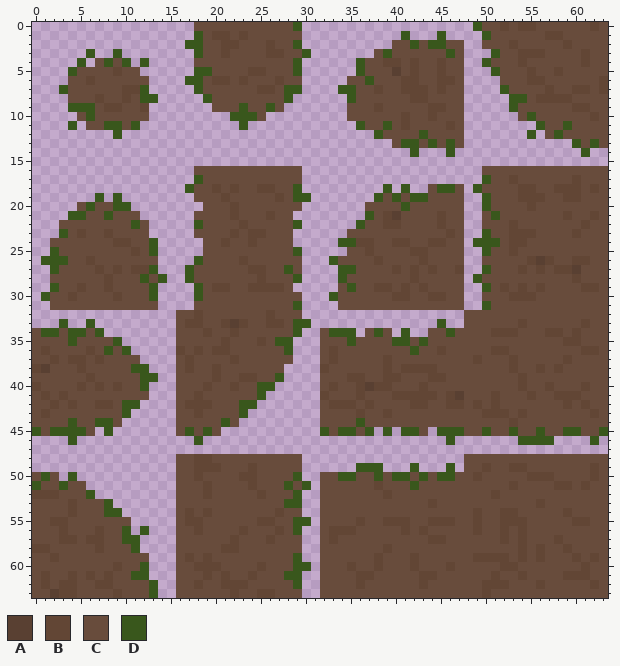
Two versions of one pixel-art sprite, core/assets/tileset/Dirt.png. The first picture shows the starting point.
The file is 64x64 pixels. Colours within 5 levels of each other are drawn and written as one.
Palette (. is transparent): A #594032  B #624635  C #684c3c  D #39571c
Pixels before (only the part around the change), first column x 0:
 0 ..................CCCCCCCCCCCD...................DCCBCBBCCCCCCBC
 1 ..................DCBBCBCCCCCC...........D...D....DCCCCCCBBCCCCC
 2 .................DDCCBBCCCBCCD..........CCDCDDCC..CCCBCCCCCBCCCC
 3 ......D..D........DCCBCCCCBBCCD.......CDCCCCCCDC...DCCBBBCCCCBCC
 4 .....D.CDCD.D.....CCCCCCCCCCCD......DCCBBCBCCBCC..DCCCBCCCCCCBCC
 5 ....DCCCCBCC......DDCCCCBBCCCD......DCCCACBCCBCC...DCCCBCCBCCCCC
 6 ....CCBCCCCCC....DDCBBCBCCCBCC.....CCDCCCBBCCBBC....CCCBBCCCCCCB
 7 ...DCCCCCCBBD.....DCCCCCCBBCDD....DDCCBCCBBBCBCC....DCCCCBCCBBCB
 8 ....CCCBCCBCDD.....DCCCCCCCCD......DCCCCCCBBCCCC.....DDCBBBBCCCC
 9 ....DDDCBBCCB.......CCCDCCDC.......CCCBCCCCCBBCC.....DCCCCCCBBCC
10 .....CDCCCCCC.........DDDC.........CCCCCCBCCBCCC......CDCCCCCCBC
11 ....D.CCDDCD...........D............DCCDCBCCCCBC........DCCDCCCC
12 .........D............................DCCCCDCCCC.......D.CDCCCCC
13 ........................................CDDCDCDC............DCDC
14 ..........................................D...D..............D..
15 ................................................................
16 ..................CCCCCCCCCCCC....................CCCCCCCCCCCCCC
17 ..................DCCCCCCCCCCC....................DCCBCCCCCCBCCC
18 .................DCCBCBCCBBCCD.........D.D..CDDC.DCCCCBBCCBBBCBC
19 .......D.D........CCCBCCCCCBCDD.......DCDCDDCCCC..DCCCBBBCCBBCCC
20 .....CDCCDD........CCCBCCCCCCC.......CCCCDCCCCCC..DCCCCBCCCCCCCC
21 ....DDCCDCCC......CCCCBCCCBCC........DCBACCCCBCC..CDCCCCCCCBCCBC
22 ...CCCCCCCCDC.....DCCCCBCCCCCD......DCCBBCCCCBCC..CCCBCCCCCCCBCC
23 ...DCBCCBCCCC.....CCCCBCBBCCC......CCCCCCCCCCCBC..DCCBBBCCCCBCCC
24 ..CCCCCCCBBCCD.....CCBCCBCCCC.....DDBBCCBBCCBBCC.DDDCBBCCCCCCCCC
25 ..DCCCCCCCCBCD.....CCCCCCCCCCD.....CCBCCCCBBCCCC..DCCBCCCCCCCCCC
26 .DDDCCBCCCCCCC....DCCCCBCCCCCC...DCCCCBCCCCBCCCC..CCCCCBABCCBBCC
27 ..DCCCCBCBCBBD...DCCCCCCBBCCDC....DDCCCCBCBCBCCB..DCCCBCBCBBACCC
28 ..CCCCCCBCCCDCD..DCCCCCCCBCCCD....DCCCCCCCBCCCCC.DCCCCCCCCCCBCCC
29 ..DCCBCCBCCCCD....DCBBCCBBBBC.....CDCCBBCBCBCCCC..DCBCBCBCCCCBBC
30 .DCCBCCCCBCCCD....DCCCCCCCCCCC...DCCCCCCBBCCBBCC..CCCBBBCCCCCCCC
31 ..CCCCCCCCCCCC....CCCCCCCCCCCD....CCCCCCCCCCCCCC..DCCCCCCCCCCCCC
32 ................CCBCCCCCCCBCCC..................CCCCCCCCCCCCCCCC
33 ...D..D.........CBBCCBABCCBBCDD..............D..CCCCCCBCCCCCCBCC
34 CDDCDDCD........CCCBCCBCCCCCCD..CDDD.CDC.D..CCDCCCCBBBCCCBBCBCCC
35 CCCCDCCCCD......CCCCCBCCCBCDD...CCCDCCCCDDCDCCCCCCCCCCCCCCCBBCCC
36 CBCCCCBCDCD.....BCBCBBCCCCCCD...CBCCCCCCCCDCCBCCCCCBBCCCCCCCCBBC
37 CCBCBBCBCCCC....CBCCCCBCCCCCC...CBCCCCCBCCCCCCCCCBCCCBCCCCCBCCCC
38 BACCCBCCCCCDD...CBCCBCCCCCCC....BCCCCCCBCBBBBCCCCCCCCBCCBCBCCCCC
39 CCCCCCBCCCCCDD..CCCCBCCBBCCD....CCCBBCCBBCCCBBCCCCCCCCBCCCCCCCCC
40 BCCCCBCBCBCCD...CCCBCCBCCDD.....CBCCBABBCCCBCCCCCCCCCCBCCBCCCBCC
41 CBCBCCCCCCCCC...CCBCCCCCCD......BCCCBCCCBBBBBCBACCCBCCCBCCBBBCCC
42 CCBCBCCBBCDD....CBBBCCCDD.......CBBBCBCCCCBBCCBBCBCBCCCCCCCBCBCC
43 CBCCCCCCCCD.....CCBCCCCD........CCCCBCCBCCCCCCCCCCBBBCBCCCCCCCBC
44 CCCCDCCDDC......CCCCCDC.........CCCCDCCCCCCCCCCCCCCCCBCCCCCCCCCC
45 DCDDDDC.D.......CDCDC...........DCDDCD.D.DDC.DDDCCDCCDCCDCCDDCCD
46 ....D.............D...........................D.......DDDD....D.
47 ................................................................
48 ................CCBBCCCCCCCCCC..................CCCCCCCCCCCCCCCC
49 ................CCBBBCCCBCCCCC......DDD...D...D.CCBCCBBCCCCCCCBC
50 CDC.D...........CCBCCCCBBCCCCD..CCDDCCDCDDCDCDDCCBCCCCCBBBCCCCBC
51 DCCDCC..........CCCBCCCCBCCCDCD.CCCCCCBCCCDCCCCCCCCCCBCCCCBBCBCC
52 BBBCCCD.........CCCBCCCCCBCCCD..CCCCCCCBCCCCCCCCCCCBCCCCCCCCCCCC
53 CCCCBCCCD.......CCCCCCCCCCCCDD..CCCCCCCCCCCCBCCCCCCCCCCCBCCCCCCC
54 CCCCBCCCDD......CBCBCCCCCCCBCC..CCCCCCCCCCCCCCCCCBCCBBCCCCCBCCCC
55 CCBBCCCCCCC.....CBBCCCCCCBBCCDD.CCCCBCCBBBCCBBBCCBCCBBBCCCCCBBCC
56 CCCBCCCBCCD.D...CCBCCCCBCCCBCD..CBBBCCCCCBCBCCCCCBCCBCBCCCCCCCCC
57 CCCBBCBBCCDD....CCCCCCBCCCBCCC..CBCCCCCCCCCCBBCCCCCCBCBCCCBCCCCC
58 BBCCCCCBCCCD....CCCCCBBCCCCCCC..CCCCCCCBCCCCCCCCCCCCCCBCBCCBCCCC
59 CCBCCCCCCCCCC...CBCBCCCCCCCCCD..CCCCCCBCCCBCCCCCCBBBBCBCBCCCBCBC
60 CCCCCCCCCBCCD...CCBBBCCCCBCCCDD.CCCBCCBCCCBCCCBCCCCCBBCCCCCCCBCC
61 CBCCBCBCBCCDD...CCCBCBCCBCCCDD..CCCCBBCCCCCBBCCCCCCBCCBCCCCBBBCC
62 CBCBBCCBBCCCCD..CCBCCBBBCCCCCD..CCCCBCCCCCCBCCCCCCBBBCCCBCCCCCBC
63 CCABBCCCCBCCCD..CCCCCCBCCBBCCC..CCCCCCCCCCCCCCCCCCBCCCCCCCCCCCCC
The result:
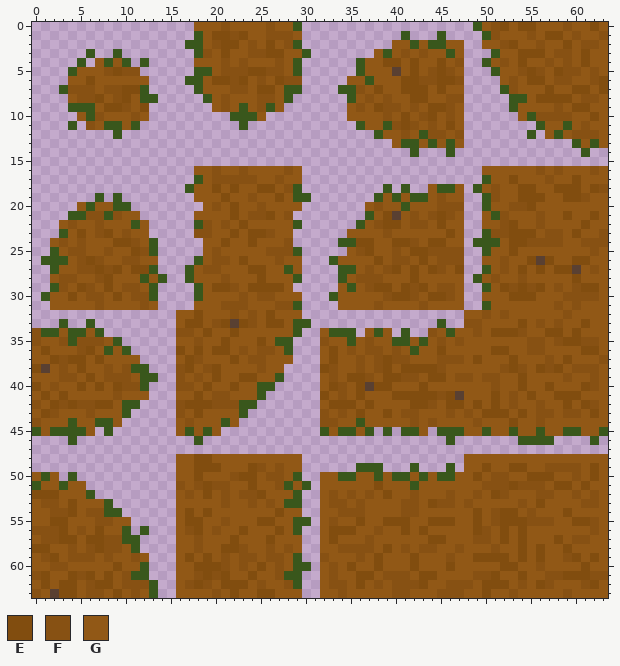
Colours new in this view: E #814d0f  F #875113  G #915816
The edit:
Changed rows in their new state; - is an unchanged pixel.
first column x 0:
 0 ------------------GGGFGGGGFGG---------------------GFEGEEGGGFGGEG
 1 -------------------GEEFEGGFFFG---------------------FGGGFGEEGFGGF
 2 -------------------GFEEGFGEGF-----------GG-G--GG--GGFEGGFGGEGFFG
 3 -------------------FGEGGFFEEGG--------G-GFGFGG-G----GGEEEGFFGEGG
 4 -------G-G--------GGGFGFGGGFG--------GGEEGEGGEGF---GFGEGGFGFGEGG
 5 -----GGGFEFF--------GFFFEEFFG--------GGG-GEGFEFG----GGFEFGEFFGFG
 6 ----GGEGGGGGG------GEEFEGFGEFF-----GG-GGGEEFFEEF----GFGEEGFFGGFE
 7 ----FFFGFFEE-------GGGFFGEEG--------FGEGGEEEGEGG-----FGGGEGGEEGE
 8 ----GFFEGFEG--------GFGGGFFG--------GFGFGGEEGGFF-------GEEEEGFFG
 9 -------GEEFGE-------GFG-GF-G-------GFGEFFGFGEEFG------GGGGFGEEGG
10 -----G-FGGGFG------------G---------GGGGFGEGFEGFG------G-FFFFGGEG
11 ------FG--G--------------------------GG-FEFGFGEG---------GG-GFGG
12 ---------------------------------------GGFG-FFGF---------G-GFFFG
13 ----------------------------------------G--G-G-G-------------G-G
16 ------------------GGFGGFGGGGFG--------------------GGGGGGFGFGGGFG
17 -------------------GFFFFFGGFGG---------------------GGEGGGFGGEGGG
18 ------------------GGEGEGGEEGF---------------G--G--GFGGEEGGEEEGEF
19 ------------------GGGEGGFGGEG----------G-G--GFGG---FGGEEEGGEEFGG
20 -----G-GG----------GFGEGGFGGGG-------GFGG-GGGFFF---GGFFEGGGGGGGG
21 ------FF-FGG------GGGGEGFFEGF---------GE-GFGFEFG--G-FGGGFGGEGGEG
22 ---GFGGFGGG-G------FGFGEGGGGG--------GFEEGFFGEGG--GGFEGGFGGGGEGG
23 ----GEGFEGFGG-----FFGGEGEEFGG------GGGGFGGGGGGEG---FFEEEGFFGEGGF
24 --GFGFGGGEEFG------GGEGGEGGGF-------EEGGEEFGEEGG----GEEFFFFGGFFF
25 ---GFFGGFGGEF------GFGGGGGFFF------GFEGGFGEEFFFF---GGEGGGGGGGGFG
26 ----GFEFGGFFGG-----GFFGEGGGFGG----GGGGEGFFGEGFFF--GGFGGE-EGGEEGG
27 ---GGFFEFEGEE-----GFFGGGEEGG-G------GFGFEGEGEFGE---GFGEGEGEE-GFG
28 --GFFGGFEGGG-G----GGGFGGGEGGG------GFFFGGGEGGGGG--GFGGFGGGGGEGGG
29 ---FGEFGEGFFG------GEEFGEEEEG-----G-GFEEGEFEGFFG---GEFEFEGFGFEEG
30 --GGEGFFGEGFF------GGGGFGFFGGG----GGGGGFEEFGEEFG--GGGEEEGGGFFFFG
31 --GGGGGFGGGGFG----GGGFFFGGGFF-----GGGGFGGGGFGGGG---GGGGGGGFGFGGG
32 ----------------GGEGGGFGFGEGGG------------------GGFGFGGGGGGFGGGG
33 ----------------GEEGFE-EFGEEG-------------------FFGGGGEGFGFGGEGG
34 F--G--G---------FFGEGGEGGGGGG---G----G-G----FG-GGFGEEEFGGEEGEGGG
35 FGGF-FFFG-------GGFGGEGGGEG-----FGG-GFGG--G-GFGFGGGGGGGFFGFEEFFG
36 GEGGGFEG-G------EGEGEEGFGFFG----GEGFGFFGFG-GGEGGGGGEEGGFFGGGGEEG
37 GGEFEEGEGGGG----GEFGGGEGFFGGG---GEGGFGFEFFGGGFFFGEGGGEGGGFGEGGGF
38 E-GFGEGGFGF-----FEGFEGGGGFGG----EFGGFGFEGEEEEFGGGGGGFEFGEFEGFFFG
39 GGGFFGEGFFFG----FGFGEGGEEGG-----GFGEEFGEEFFGEEGFFGFFGGEGGGGFGGFG
40 EGFGGEGEGEFF----FFGEGGEGG-------GEFGE-EEGGGEGGGGGGGFGGEGGEGGGEFG
41 GEGEGGGGGFGGG---GGEGFFGGG-------EGFGEGGGEEEEEFE-GGGEGFGEGGEEEGGG
42 FGEFEFFEEG------FEEEFFF---------GEEEGEGGGGEEFGEEGEGEGFGGFGGEGEFG
43 GEFGGGFGGG------FGEGGGG---------FGFGEGGEGFFGGGFGFGEEEGEGFFGFFGEG
44 FGGG-GG--G------GFGGG-G---------FFGG-GGGGGFGFGGGGFGGGEGGFGGGGGGG
45 -G----G---------G-G-G------------G--G------G----GG-GG-GG-GG--GG-
48 ----------------GGEEGGGGGGGGGG------------------GGGGGGGGGGGGGGGG
49 ----------------GGEEEGGGEFGFGG------------------GGEGGEEGGFFFFGEG
50 G-G-------------GGEGGGFEEGFFG---GG--GG-G--G-G--GGEGFFGGEEEGGFGEG
51 -GG-GG----------FGFEFFGGEGGF-G--GGGGGGEGGG-GGGGGGGFFFEFFFGEEGEGG
52 EEEGGG----------GFGEGFGFFEGGG---GFGFGFGEGGFGGGFGGFGEFGGGFFGGFGFG
53 GFFGEGGG--------GGGGGFGGFGFG----GFFGFGGGGFFGEFFGFGGGGGFGEGGGGFFG
54 GGFFEGFF--------GEGEGGGGGGGEGG--GGFFFGGGGFFGGGGGGEGFEEGFGGGEGGGG
55 GGEEGGGFFGG-----GEEGGFGGGEEGG---GFGGEGGEEEGGEEEGGEGFEEEFFFGGEEFG
56 FFFEGFGEGG------GFEGFGGEGGGEG---GEEEGGFGGEGEGGGGGEFGEGEGGGGGGGFG
57 GFFEEGEEFF------GGFGGGEGGGEGGG--GEGGGFGGGGGGEEGGGFFGEGEGGGEGFFGG
58 EEGGFGFEFFG-----GGFGGEEFGGFGFG--GGFFFFGEGFGFFGGFGGGFGGEGEGGEGGGG
59 GFEGFFFGFGGFG---GEGEGFGFFGFFG---FGGGFGEGGGEGGGFGGEEEEGEGEGGFEGEG
60 GGFFGGGGGEGG----GGEEEFGFGEGFG---GFGEGGEGGGEGGGEGGGGGEEGGFGGGGEGG
61 FEGGEFEGEGF-----GGFEFEGGEGGF----GFGGEEGFFFGEEGGGGFFEGGEGGFFEEEFF
62 GEGEEGFEEGFFF---GFEFGEEEGFGGF---GFFGEGFGFFFEGGFFFGEEEGFGEFGGGFEG
63 FG-EEGFFGEGFG---GGGGFGEGGEEGGG--GGFGGGGGFFGGGFFFGGEGGFGGGGGFGGGG
Pixel boxes of the changes (left, top, right, bottom) in both pictures:
changed: (32, 22, 608, 598)
